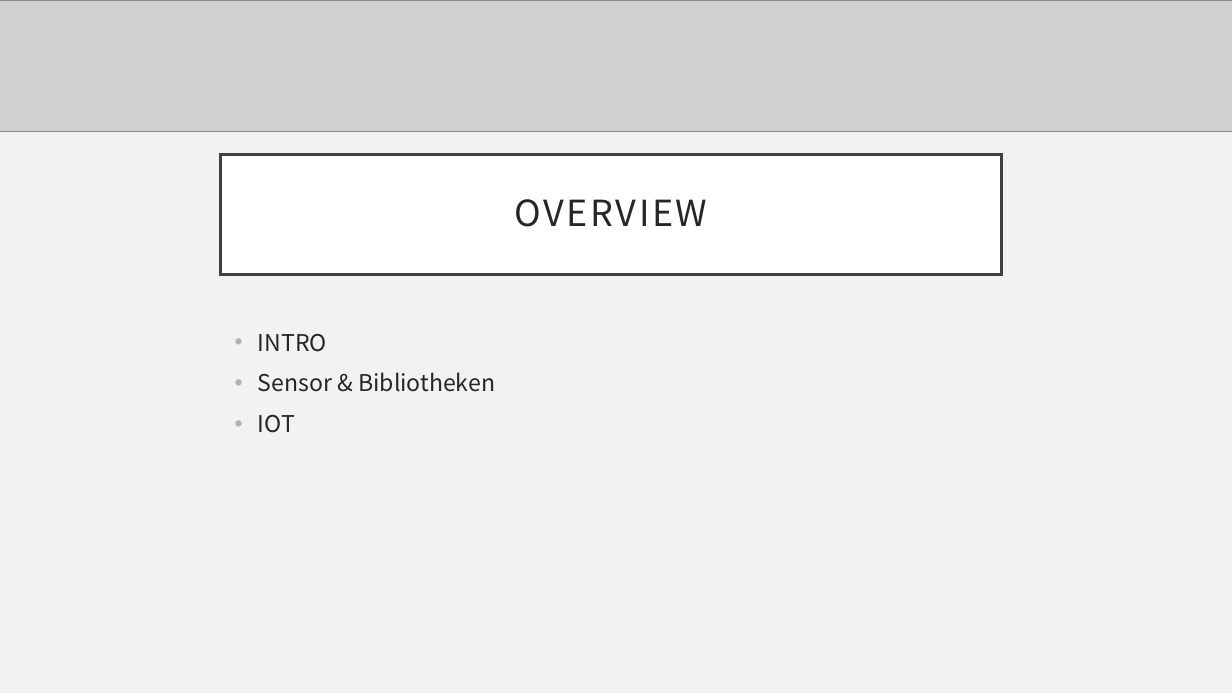
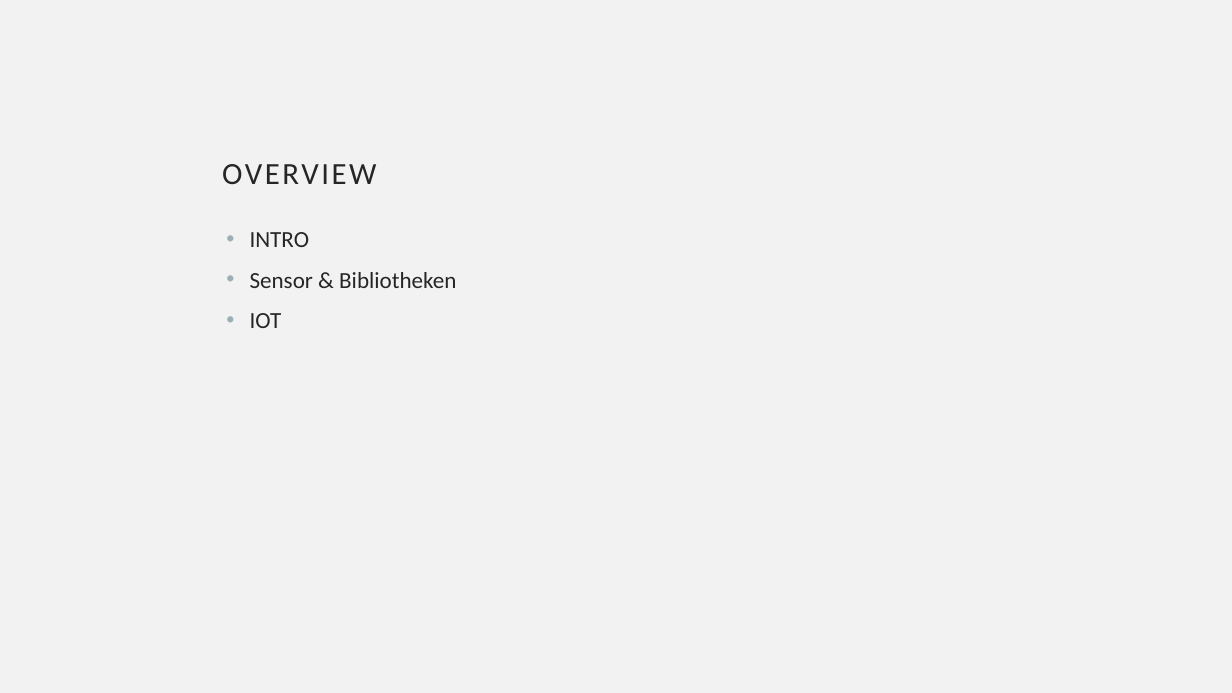
Before and after one commit to ProjektlaborEmbeddedSecurity/Presentation, a slide deck: slide 2 of PES.pptx. Drawn at 1232x693 pixels with LibreOffice and Linux fonts; fonts in the diff are those of the drawing; grey boxes stand for pictures; background and template pictures are left out. Boxes give left, top, right and bottom in pixels: in the first picture for what was removed or moved away, otherwise in the second. Text is boxed around its words. In the diff, an @@ line names an element or a change of style, - is before the commit and + after.

Commit message:
Ultraschallsensor Resize
Ultraschallsensor hinzugefügt, auf 3:4 geändert, layout verbessert

```diff
--- a/PES.pptx
+++ b/PES.pptx
@@ picture removed at bbox=[0, 0, 1232, 131] @@
@@ title "OVERVIEW": place and size @@
-title "OVERVIEW" at bbox=[221, 154, 1002, 274]
+title "OVERVIEW" at bbox=[222, 164, 376, 184]
@@ title "OVERVIEW" at bbox=[222, 164, 376, 184]: size 28 to 24 pt, font Noto Sans CJK JP to Calibri; alignment centre to left; fill #FFFFFF to none; outline #404040 2.5 pt to none @@
@@ text "INTRO": place and size @@
-text "INTRO" at bbox=[258, 333, 495, 433]
+text "INTRO" at bbox=[250, 232, 456, 328]
@@ text "INTRO" at bbox=[250, 232, 456, 328]: font Noto Sans CJK JP to Calibri; bullet colour #B2B2B2 to #9BAFB5 @@
```
Also in this commit, not shown: 25 other slides changed, 3 slides added.
